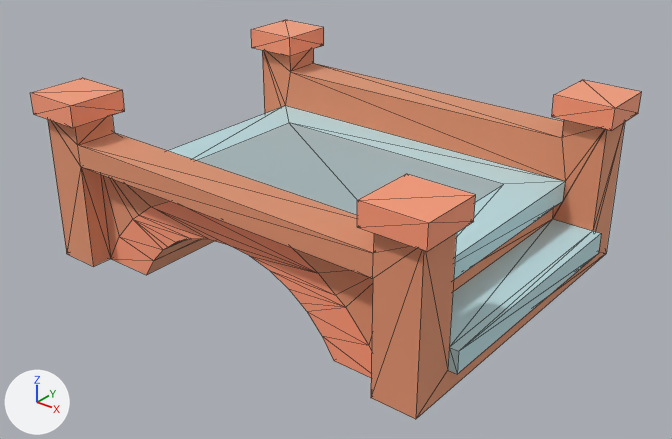
What one commit did to the glTF model public/models/nf2/nature/bridge_woodRoundNarrow.glb.
Camera for both pictures: a 50 mm lens placed at (1.223, -1.53, 0.989), pointed at (0.026, -0.034, 0.062). Arrows for +X, +Y and +Z are at lower left; the lights stay in place. The picture after the commit comes second. Mesh edges are drawn as thin lines. Where no turn or scale is listed for an object, it has been applied to the vertices.

Objects in the first picture: 'bridge_woodRoundNarrow'.
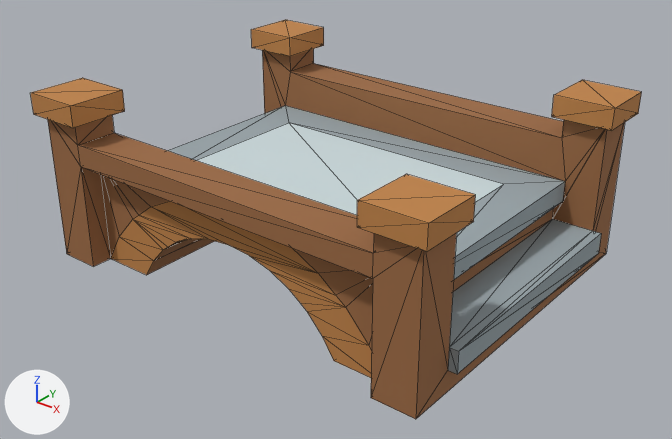
Location of each change, [x1, y1, x2, y2] in pixels of the pictures (672 x 439 px):
'bridge_woodRoundNarrow', recoloured, surface changed (darker): [31, 20, 641, 419] in both

Patch to the scene script:
```diff
--- a/public/models/nf2/nature/bridge_woodRoundNarrow.glb.py
+++ b/public/models/nf2/nature/bridge_woodRoundNarrow.glb.py
@@ mat_woodbark @@
 mat_woodbark = principled_material('woodBark')
-mat_woodbark.base_color = (0.886, 0.514, 0.341)  # beige #f2be9e
-mat_woodbark.metallic = 1.0
+mat_woodbark.base_color = (0.332, 0.144, 0.0545)  # brown #9c6a42
 mat_woodbark.roughness = 1.0
@@ mat_stone @@
 mat_stone = principled_material('stone')
-mat_stone.base_color = (0.722, 0.886, 0.91)  # pale blue #ddf2f5
-mat_stone.metallic = 1.0
+mat_stone.base_color = (0.323, 0.381, 0.407)  # grey #9aa6ab
 mat_stone.roughness = 1.0
@@ mat_wood @@
 mat_wood = principled_material('wood')
-mat_wood.base_color = (1.0, 0.557, 0.384)  # beige #ffc5a7
-mat_wood.metallic = 1.0
+mat_wood.base_color = (0.527, 0.227, 0.063)  # orange #c08347
 mat_wood.roughness = 1.0
@@ mat_stonedark @@
 mat_stonedark.base_color = (0.604, 0.71, 0.729)  # light grey #ccdbde
-mat_stonedark.metallic = 1.0
 mat_stonedark.roughness = 1.0
@@ ob_tmpparent @@
-ob_tmpparent = bpy.data.objects.new('tmpParent', None)
-ob_tmpparent.location = (0.0, 0.0, 0.0)
```
